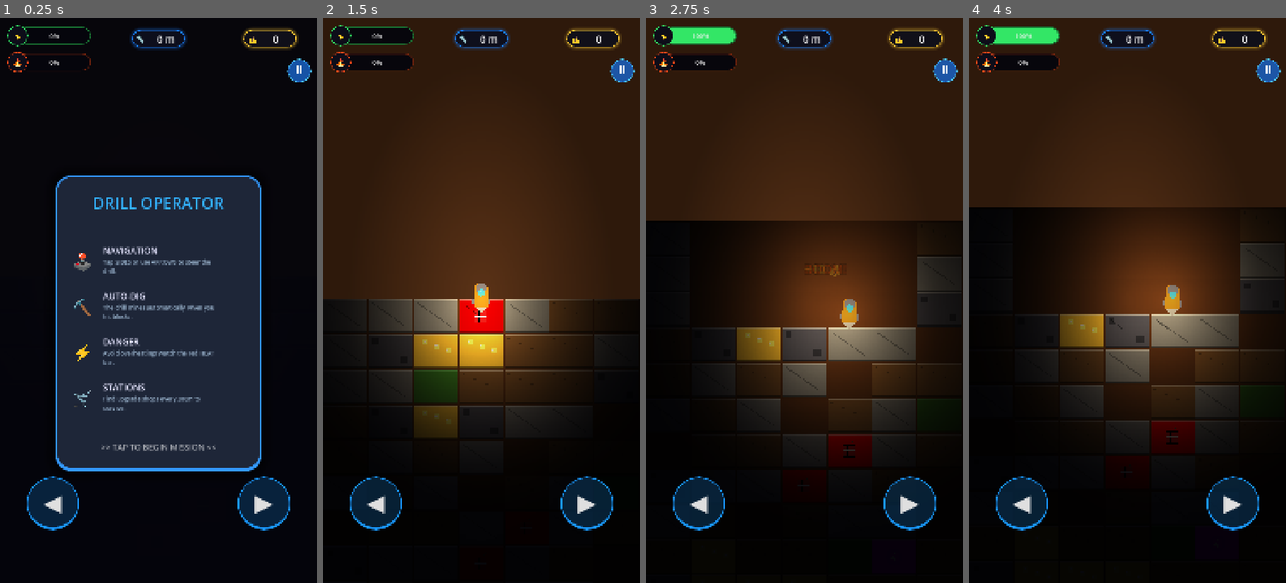
Above: before the commit, frames 1-4 (left to right).
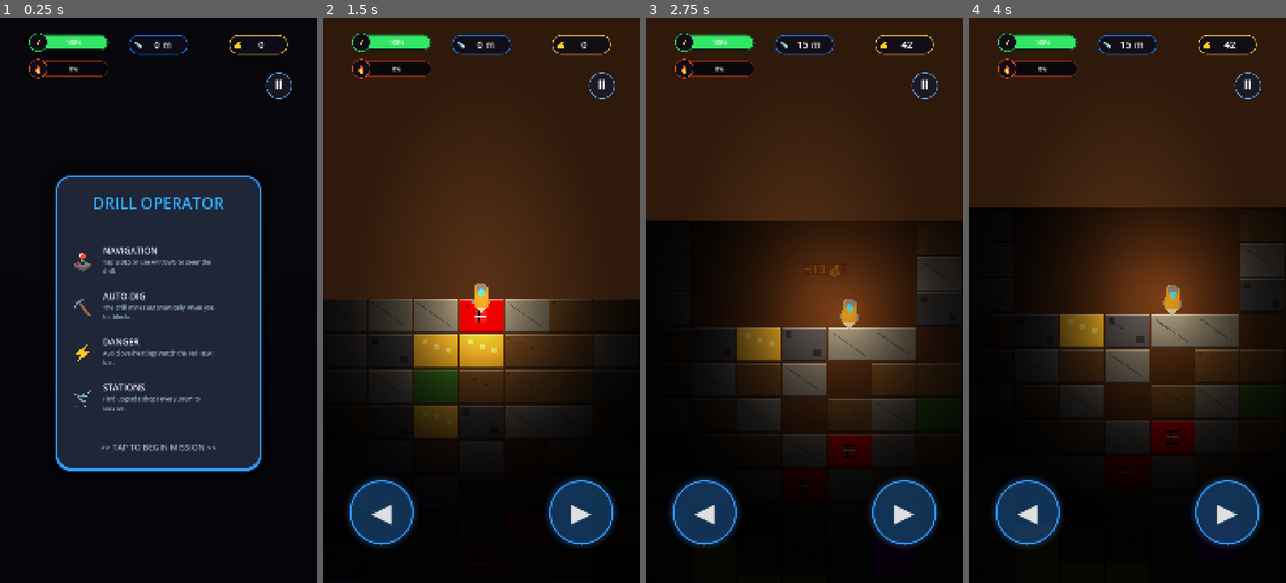
Above: after the commit, the same moments.

Repository: paolo1234/DeepDrill
Game: Godot game, scene res://scenes/main.tscn
The game is run twice, just before and just after one commit, with the same random seed, the same clock (stepped at 60 frames per second) and the same inputs. This scene is started directly instead of the project's main scene. Sound files missing from this copy of the repository are replaced by a short silence.
Inputs (mouse positions are in pixels of both pictures, inside the frame that each line leads up to):
- Up to frame 1 (0.25 s): no input
- Up to frame 2 (1.5 s): click "⏸" at 0.5 s; click "RESUME MISSION" at 1.25 s
- Up to frame 3 (2.75 s): move the mouse to (874, 272) at 2.02 s; hold Right (ui_right) from 2.03 s (still down); click (874, 272) at 2.17 s
- Up to frame 4 (4 s): move the mouse to (1064, 328) at 2.77 s; release Right (ui_right) at 2.78 s; hold Left (ui_left) 2.78-3.53 s; click (1064, 328) at 2.92 s; move the mouse to (1159, 176) at 3.52 s; hold Right (ui_right) from 3.53 s (still down); click (1159, 176) at 3.67 s

The runs differ from the first frame. In frame 1, 4.6% of the frame differs, in the area x 2-99%, y 1-91%; in frame 2, 8.0%, in the area x 2-99%, y 1-94%; in frame 3, 7.9%; in frame 4, 7.9%.

Commit message:
feat: implement core game systems including audio management, tutorial overlay

Diff:
--- a/project.godot
+++ b/project.godot
@@ -17,6 +17,16 @@
 boot_splash/show_image=false
 
 [autoload]
+McpInteractionServer="*res://scripts/mcp_interaction_server.gd"
+
+
+
+
+
+
+
+
+
 
 
 
--- a/scripts/audio_manager.gd
+++ b/scripts/audio_manager.gd
@@ -15,6 +15,7 @@
 	# Setup Music Player
 	music_player = AudioStreamPlayer.new()
 	music_player.bus = "Music"
+	music_player.finished.connect(func(): music_player.play())
 	add_child(music_player)
 
 	# Setup SFX Pool
@@ -35,8 +36,6 @@
 func _start_bgm():
 	if FileAccess.file_exists(music_path):
 		var stream = load(music_path)
-		if stream is AudioStreamMP3:
-			stream.loop = true
 		music_player.stream = stream
 		music_player.play()
 	else:
--- a/scripts/drill.gd
+++ b/scripts/drill.gd
@@ -95,7 +95,8 @@
 			if effects: effects.shake(1.2 if frenzy_mode else 0.5)
 		else:
 			position.y += final_speed * delta
-			gs.set_depth(position.y * 0.05)
+			if gs and gs.game_active:
+				gs.depth = position.y * 0.05
 			if not frenzy_mode:
 				gs.passive_cooling(delta)
 
--- a/scripts/gamestate.gd
+++ b/scripts/gamestate.gd
@@ -11,17 +11,17 @@
 signal frenzy_ended
 
 # --- Run state ---
-var depth: float = 0.0
+var depth: float = 0.0:
+	set(val):
+		depth = val
+		depth_changed.emit(depth)
+		check_upgrade_shop()
+
 var heat: float = 0.0
 var max_heat: float = 100.0
 var durability: float = 100.0
 var max_durability: float = 100.0
 var coins: int = 0
-
-func set_depth(val: float):
-	depth = val
-	depth_changed.emit(depth)
-	check_upgrade_shop()
 
 var heat_resistance: float = 0.0
 var cooling_bonus: float = 0.0
@@ -67,7 +67,7 @@
 }
 
 func reset():
-	set_depth(0.0)
+	depth = 0.0
 	heat = 0.0
 	max_heat = 100.0
 	durability = 100.0
--- a/scripts/hud.gd
+++ b/scripts/hud.gd
@@ -2,6 +2,13 @@
 
 var gs = null
 var pause_menu: Control = null
+var touch_controls: Control = null
+
+func set_touch_visible(p_visible: bool):
+	if touch_controls: touch_controls.visible = p_visible
+
+func set_hud_visible(p_visible: bool):
+	visible = p_visible
 
 func _ready():
 	# Ensure UI is always on top and ignore world lighting
@@ -21,79 +28,82 @@
 	_setup_hud()
 	_create_touch_controls()
 
+	# Initial refresh
+	if gs:
+		_on_coins_changed(gs.coins)
+		_on_depth_changed(gs.depth)
+		_on_heat_changed(gs.heat, gs.max_heat)
+		_on_durability_changed(gs.durability, gs.max_durability)
+
 func _setup_hud():
-	# 1. DEPTH PILL (TOP CENTER)
-	var depth_pill = _create_pill_container(Vector2(540, 70), Color(0.1, 0.5, 1.0))
+	# 1. DEPTH PILL (TOP CENTER) - Slightly lower for notches
+	var depth_pill = _create_pill_container(Vector2(540, 90), Color(0.1, 0.5, 1.0))
+	depth_pill.name = "DepthPill"
 	add_child(depth_pill)
 	var dl_icon = Label.new(); dl_icon.text = "📏"; dl_icon.position = Vector2(15, 8); dl_icon.add_theme_font_size_override("font_size", 30); depth_pill.add_child(dl_icon)
 	var dl = Label.new(); dl.name = "DepthLabel"; dl.text = "0 m"; dl.add_theme_font_size_override("font_size", 34)
 	dl.horizontal_alignment = HORIZONTAL_ALIGNMENT_CENTER; depth_pill.add_child(dl); dl.position = Vector2(60, 8); dl.size = Vector2(110, 44)
 
 	# 2. COINS PILL (TOP RIGHT)
-	var coin_pill = _create_pill_container(Vector2(920, 70), Color(1.0, 0.8, 0.2))
+	var coin_pill = _create_pill_container(Vector2(880, 90), Color(1.0, 0.8, 0.2))
+	coin_pill.name = "CoinPill"
 	add_child(coin_pill)
 	var cl_icon = Label.new(); cl_icon.text = "💰"; cl_icon.position = Vector2(15, 8); cl_icon.add_theme_font_size_override("font_size", 30); coin_pill.add_child(cl_icon)
 	var cl = Label.new(); cl.name = "CoinLabel"; cl.text = "0"; cl.add_theme_font_size_override("font_size", 34)
 	cl.horizontal_alignment = HORIZONTAL_ALIGNMENT_CENTER; coin_pill.add_child(cl); cl.position = Vector2(60, 8); cl.size = Vector2(100, 44)
 
-	# 3. STATUS BARS (TOP LEFT - Vertical Stack)
-	_create_status_bar("DuraBar", Vector2(160, 70), Color(0.2, 0.9, 0.4), "⚡")
-	_create_status_bar("HeatBar", Vector2(160, 160), Color(1.0, 0.3, 0.1), "🔥")
+	# 3. STATUS BARS (TOP LEFT - Better spacing for notches)
+	_create_status_bar("DuraBar", Vector2(230, 95), Color(0.2, 0.9, 0.4), "⚡")
+	_create_status_bar("HeatBar", Vector2(230, 185), Color(1.0, 0.3, 0.1), "🔥")
 
-	# 4. PAUSE BUTTON (TOP RIGHT CORNER)
-	_create_premium_pause_btn(Vector2(1020, 180))
+	# 4. PAUSE BUTTON (TOP RIGHT - Safe Margin)
+	_create_premium_pause_btn(Vector2(950, 230))
 
 func _create_pill_container(pos: Vector2, color: Color) -> Panel:
 	var p = Panel.new()
 	var s = StyleBoxFlat.new()
-	s.bg_color = Color(0.05, 0.05, 0.1, 0.95)
+	s.bg_color = Color(0.05, 0.05, 0.1, 0.85)
 	s.set_corner_radius_all(30)
 	s.border_width_left = 3; s.border_width_top = 3; s.border_width_right = 3; s.border_width_bottom = 3
 	s.border_color = color
-	s.shadow_size = 10; s.shadow_color = Color(color.r, color.g, color.b, 0.3)
 	p.add_theme_stylebox_override("panel", s)
-	p.custom_minimum_size = Vector2(180, 60)
-	p.position = pos - Vector2(90, 30)
+	p.custom_minimum_size = Vector2(200, 65)
+	p.position = pos - Vector2(100, 32)
 	return p
 
 func _create_status_bar(bar_name: String, pos: Vector2, color: Color, icon: String):
 	var container = Control.new(); container.name = bar_name; container.position = pos - Vector2(100, 40); add_child(container)
-	var bg = Panel.new(); var bs = StyleBoxFlat.new(); bs.bg_color = Color(0.02, 0.02, 0.05, 0.95); bs.set_corner_radius_all(30); bs.border_width_left = 3; bs.border_width_top = 3; bs.border_width_right = 3; bs.border_width_bottom = 3; bs.border_color = color.lerp(Color.BLACK, 0.5); bg.add_theme_stylebox_override("panel", bs); bg.size = Vector2(250, 60); container.add_child(bg)
-	var bar = ProgressBar.new(); bar.name = "Bar"; bar.show_percentage = true; bar.size = Vector2(240, 50); bar.position = Vector2(5, 5); var fs = StyleBoxFlat.new(); fs.bg_color = color; fs.set_corner_radius_all(25); var bks = StyleBoxFlat.new(); bks.bg_color = Color(0, 0, 0, 0); bar.add_theme_stylebox_override("fill", fs); bar.add_theme_stylebox_override("background", bks); bar.add_theme_font_size_override("font_size", 22); container.add_child(bar)
-	var circle = Panel.new(); var cs = StyleBoxFlat.new(); cs.b …(231 unchanged characters)… ide("panel", cs); circle.size = Vector2(70, 70); circle.position = Vector2(-35, -5); container.add_child(circle)
-	var il = Label.new(); il.text = icon; il.add_theme_font_size_override("font_size", 34); il.horizontal_alignment = HORIZONTAL_ALIGNMENT_CENTER; il.vertical_alignment = VERTICAL_ALIGNMENT_CENTER; il.size = Vector2(70, 70); circle.add_child(il)
+	var bg = Panel.new(); var bs = StyleBoxFlat.new(); bs.bg_color = Color(0.02, 0.02, 0.05, 0.9); bs.set_corner_radius_all(30); bs.border_width_left = 3; bs.border_width_top = 3; bs.border_width_right = 3; bs.border_width_bottom = 3; bs.border_color = color.lerp(Color.BLACK, 0.5); bg.add_theme_stylebox_override("panel", bs); bg.size = Vector2(240, 55); container.add_child(bg)
+	var bar = ProgressBar.new(); bar.name = "Bar"; bar.show_percentage = true; bar.size = Vector2(230, 45); bar.position = Vector2(5, 5); var fs = StyleBoxFlat.new(); fs.bg_color = color; fs.set_corner_radius_all(25); var bks = StyleBoxFlat.new(); bks.bg_color = Color(0, 0, 0, 0); bar.add_theme_stylebox_override("fill", fs); bar.add_theme_stylebox_override("background", bks); bar.add_theme_font_size_override("font_size", 20); container.add_child(bar)
+	var circle = Panel.new(); var cs = StyleBoxFlat.new(); cs.b …(231 unchanged characters)… ide("panel", cs); circle.size = Vector2(65, 65); circle.position = Vector2(-32, -5); container.add_child(circle)
+	var il = Label.new(); il.text = icon; il.add_theme_font_size_override("font_size", 30); il.horizontal_alignment = HORIZONTAL_ALIGNMENT_CENTER; il.vertical_alignment = VERTICAL_ALIGNMENT_CENTER; il.size = Vector2(65, 65); circle.add_child(il)
 
 func _create_touch_controls():
-	var left = _create_pop_control_btn("◀", Vector2(180, 1650), Color(0.1, 0.6, 1.0))
+	touch_controls = Control.new(); touch_controls.name = "TouchControls"; add_child(touch_controls)
+
+	var left = _create_pop_control_btn("◀", Vector2(200, 1680), Color(0.2, 0.6, 1.0))
 	left.button_down.connect(func(): Input.action_press("ui_left"))
 	left.button_up.connect(func(): Input.action_release("ui_left"))
-	add_child(left)
+	touch_controls.add_child(left)
 
-	var right = _create_pop_control_btn("▶", Vector2(900, 1650), Color(0.1, 0.6, 1.0))
+	var right = _create_pop_control_btn("▶", Vector2(880, 1680), Color(0.2, 0.6, 1.0))
 	right.button_down.connect(func(): Input.action_press("ui_right"))
 	right.button_up.connect(func(): Input.action_release("ui_right"))
-	add_child(right)
+	touch_controls.add_child(right)
 
 func _create_pop_control_btn(txt: String, pos: Vector2, color: Color) -> Button:
-	var btn = Button.new(); btn.text = txt; btn.custom_minimum_size = Vector2(180, 180); btn.position = pos - Vector2(90, 90)
-
-	var normal = StyleBoxFlat.new(); normal.bg_color = Color(color.r, color.g, color.b, 0.2); normal.set_corner_radius_all(90); normal.border_width_left = 4; normal.border_width_top = 4; normal.border_width_right = 4; normal.border_width_bottom = 10; normal.border_color = color
-	var hover = normal.duplicate(); hover.bg_color = Color(color.r, color.g, color.b, 0.4); hover.border_color = Color(1,1,1,0.8)
-	var pressed = normal.duplicate(); pressed.bg_color = Color(color.r, color.g, color.b, 0.6); pressed.border_width_bottom = 4; pressed.content_margin_top = 6
-
-	btn.add_theme_stylebox_override("normal", normal)
-	btn.add_theme_stylebox_override("hover", hover)
-	btn.add_theme_stylebox_override("pressed", pressed)
-	btn.add_theme_font_size_override("font_size", 80)
+	var btn = Button.new(); btn.text = txt; btn.custom_minimum_size = Vector2(220, 220); btn.position = pos - Vector2(110, 110)
+	var s = StyleBoxFlat.new(); s.bg_color = Color(color.r, color.g, color.b, 0.15); s.set_corner_radius_all(110); s.border_width_left = 6; s.border_width_top = 6; s.border_width_right = 6; s.border_width_bottom = 6; s.border_color = color; s.shadow_size = 20; s.shadow_color = Color(color.r, color.g, color.b, 0.2)
+	var h = s.duplicate(); h.bg_color = Color(color.r, color.g, color.b, 0.3); h.border_color = Color.WHITE
+	var p = s.duplicate(); p.bg_color = Color(color.r, color.g, color.b, 0.5); p.shadow_size = 5
+	btn.add_theme_stylebox_override("normal", s); btn.add_theme_stylebox_override("hover", h); btn.add_theme_stylebox_override("pressed", p); btn.add_theme_font_size_override("font_size", 90)
 	return btn
 
 func _create_premium_pause_btn(pos: Vector2):
-	var btn = Button.new(); btn.position = pos - Vector2(40, 40); btn.custom_minimum_size = Vector2(80, 80)
-	var normal = StyleBoxFlat.new(); normal.bg_color = Color(0.1, 0.4, 0.8, 0.8); normal.set_corner_radius_all(40); normal.border_width_left = 3; normal.border_width_top = 3; normal.border_width_right = 3; normal.border_width_bottom = 3; normal.border_color = Color(0.3, 0.8, 1.0)
-	var hover = normal.duplicate(); hover.bg_color = Color(0.2, 0.5, 0.9, 0.9); hover.border_color = Color.WHITE
-	btn.add_theme_stylebox_override("normal", normal); btn.add_theme_stylebox_override("hover", hover)
-	btn.pressed.connect(_toggle_pause); add_child(btn)
-	var ic = Label.new(); ic.text = "⏸"; ic.add_theme_font_size_override("font_size", 40); ic.horizontal_alignment = HORIZONTAL_ALIGNMENT_CENTER; ic.vertical_alignment = VERTICAL_ALIGNMENT_CENTER; ic.size = Vector2(80, 80); btn.add_child(ic)
+	var btn = Button.new(); btn.position = pos - Vector2(45, 45); btn.custom_minimum_size = Vector2(90, 90)
+	var s = StyleBoxFlat.new(); s.bg_color = Color(0.1, 0.1, 0.15, 0.9); s.set_corner_radius_all(45); s.border_width_left = 3; s.border_width_top = 3; s.border_width_right = 3; s.border_width_bottom = 3; s.border_color = Color(0.4, 0.7, 1.0)
+	btn.add_theme_stylebox_override("normal", s); btn.pressed.connect(_toggle_pause); add_child(btn)
+	var ic = Label.new(); ic.text = "⏸"; ic.add_theme_font_size_override("font_size", 45); ic.horizontal_alignment = HORIZONTAL_ALIGNMENT_CENTER; ic.vertical_alignment = VERTICAL_ALIGNMENT_CENTER; ic.size = Vector2(90, 90); btn.add_child(ic)
 
 func _toggle_pause():
 	if has_node("/root/AudioManager"): get_node("/root/AudioManager").play_button_click()
@@ -102,34 +112,41 @@
 
 func _open_pause_menu():
 	get_tree().paused = true
+	if touch_controls: touch_controls.visible = false
 	pause_menu = Control.new(); pause_menu.name = "PauseMenu"; pause_menu.set_anchors_preset(Control.PRESET_FULL_RECT); add_child(pause_menu)
-	var bg = ColorRect.new(); bg.color = Color(0, 0, 0, 0.75); bg.set_anchors_preset(Control.PRESET_FULL_RECT); pause_menu.add_child(bg)
-	var panel = PanelContainer.new(); var s = StyleBoxFlat.new( …(279 unchanged characters)… s); panel.custom_minimum_size = Vector2(650, 800); panel.set_anchors_preset(Control.PRESET_CENTER); panel.position = Vector2(-325, -400); pause_menu.add_child(panel)
-	var m = MarginContainer.new(); m.add_theme_constant_override("margin_left", 50); m.add_theme_constant_override("margin_right", 50); m.add_theme_constant_override("margin_top", 50); m.add_theme_constant_override("margin_bottom", 50); panel.add_child(m)
-	var vb = VBoxContainer.new(); vb.add_theme_constant_override("separation", 45); m.add_child(vb)
-	var t = Label.new(); t.text = "PAUSED"; t.horizontal_alignment = HORIZONTAL_ALIGNMENT_CENTER; t.add_theme_font_size_override("font_size", 72); t.modulate = Color(0.4, 0.8, 1.0); vb.add_child(t)
+	var bg = ColorRect.new(); bg.color = Color(0, 0, 0, 0.8); bg.set_anchors_preset(Control.PRESET_FULL_RECT); pause_menu.add_child(bg)
+	var panel = PanelContainer.new(); var s = StyleBoxFlat.new( …(279 unchanged characters)… s); panel.custom_minimum_size = Vector2(750, 900); panel.set_anchors_preset(Control.PRESET_CENTER); panel.position = Vector2(-375, -450); pause_menu.add_child(panel)
+	var m = MarginContainer.new(); m.add_theme_constant_override("margin_left", 60); m.add_theme_constant_override("margin_right", 60); m.add_theme_constant_override("margin_top", 60); m.add_theme_constant_override("margin_bottom", 60); panel.add_child(m)
+	var vb = VBoxContainer.new(); vb.add_theme_constant_override("separation", 55); m.add_child(vb)
+	var t = Label.new(); t.text = "MISSION PAUSED"; t.horizontal_alignment = HORIZONTAL_ALIGNMENT_CENTER; t.add_theme_font_size_override("font_size", 64); t.modulate = Color(0.4, 0.8, 1.0); vb.add_child(t)
 	vb.add_child(_create_volume_row("🎵 MUSIC", "Music")); vb.add_child(_create_volume_row("🔊 SFX", "SFX"))
 	vb.add_child(Control.new())
 	var resume_btn = _create_pop_btn_styled("RESUME MISSION", Color(0.2, 0.7, 0.3)); resume_btn.pressed.connect(_close_pause_menu); vb.add_child(resume_btn)
 	var quit_btn = _create_pop_btn_styled("ABANDON MISSION", Color(0.8, 0.2, 0.2)); quit_btn.pressed.connect(_quit_to_menu); vb.add_child(quit_btn)
 
-func _create_pop_btn_styled(txt: String, color: Color) -> Button:
-	var btn = Button.new(); btn.text = txt; btn.custom_minimum_size = Vector2(0, 110)
-	var n = StyleBoxFlat.new(); n.bg_color = color; n.set_corner_radius_all(30); n.border_width_bottom = 10; n.border_color = color.darkened(0.4)
-	var h = n.duplicate(); h.bg_color = color.lightened(0.2); h.border_color = Color.WHITE
-	btn.add_theme_stylebox_override("normal", n); btn.add_theme_stylebox_override("hover", h); btn.add_theme_font_size_override("font_size", 40); return btn
-
 func _close_pause_menu():
 	get_tree().paused = false
+	if touch_controls: touch_controls.visible = true
 	if pause_menu: pause_menu.queue_free(); pause_menu = null
+
+func _create_volume_row(label: String, bus_name: String) -> VBoxContainer:
+	var row = VBoxContainer.new(); row.add_theme_constant_override("separation", 20)
+	var l = Label.new(); l.text = label; l.add_theme_font_size_override("font_size", 32); row.add_child(l)
+	var slider = HSlider.new(); slider.custom_minimum_size.y = 80; slider.min_value = 0; slider.max_value = 1.0; slider.step = 0.05
+	var grabber_icon = GradientTexture2D.new(); grabber_icon.width = 44; grabber_icon.height = 44; var g = Gradient.new(); g.set_color(0, Color.WHITE); g.set_color(1, Color.WHITE); grabber_icon.gradient = g; grabber_icon.fill = GradientTexture2D.FILL_RADIAL; grabber_icon.fill_from = Vector2(0.5, 0.5)
+	slider.add_theme_icon_override("grabber", grabber_icon); slider.add_theme_icon_override("grabber_highlight", grabber_icon)
+	var bi = AudioServer.get_bus_index(bus_name); slider.value = db_to_linear(AudioServer.get_bus_volume_db(bi)); slider.value_changed.connect(func(v): AudioServer.set_bus_volume_db(bi, linear_to_db(v)))
+	row.add_child(slider); return row
+
+func _create_pop_btn_styled(txt: String, color: Color) -> Button:
+	var btn = Button.new(); btn.text = txt; btn.custom_minimum_size = Vector2(0, 130)
+	var n = StyleBoxFlat.new(); n.bg_color = color; n.set_corner_radius_all(30); n.border_width_bottom = 12; n.border_color = color.darkened(0.4)
+	var h = n.duplicate(); h.bg_color = color.lightened(0.2); h.border_color = Color.WHITE
+	btn.add_theme_stylebox_override("normal", n); btn.add_theme_stylebox_override("hover", h); btn.add_theme_font_size_override("font_size", 44); return btn
 
 func _quit_to_menu():
 	get_tree().paused = false
 	get_tree().change_scene_to_file("res://scenes/main_menu.tscn")
-
-func _create_volume_row(label: String, bus_name: String) -> VBoxContainer:
-	var row = VBoxContainer.new(); var l = Label.new(); l.text = label; l.add_theme_font_size_override("font_size", 28); row.add_child(l)
-	var slider = HSlider.new(); slider.min_value = 0; slider.max_value = 1.0; slider.step = 0.05; var bi = AudioServer.get_bus_index(bus_name); slider.value = db_to_linear(AudioServer.get_bus_volume_db(bi)); slider.value_changed.connect(func(v): AudioServer.set_bus_volume_db(bi, linear_to_db(v))); row.add_child(slider); return row
 
 func spawn_bright_text(pos: Vector2, txt: String, color: Color):
 	var lbl = Label.new(); lbl.text = txt; lbl.add_theme_font_size_override("font_size", 42); lbl.add_theme_color_override("font_color", color); lbl.add_theme_color_override("font_outline_color", Color.BLACK); lbl.add_theme_constant_override("outline_size", 10); add_child(lbl)
--- a/scripts/main.gd
+++ b/scripts/main.gd
@@ -5,9 +5,10 @@
 var hud = null
 var camera = null
 var upgrade_shop = null
+var gs = null
 
 func _ready():
-	var gs = get_node("/root/GameState")
+	gs = get_node("/root/GameState")
 	if gs:
 		gs.reset()
 		gs.game_active = false
@@ -96,6 +97,8 @@
 		if grid:
 			grid.update_grid(drill.position.y)
 			var depth = drill.position.y * 0.05
+			if gs:
+				gs.depth = depth
 			_update_background_color(depth)
 
 func _update_background_color(depth: float):
@@ -208,7 +211,6 @@
 	stats_grid.add_theme_constant_override("v_separation", 15)
 	vbox.add_child(stats_grid)
 
-	var gs = get_node_or_null("/root/GameState")
 	var sm = get_node_or_null("/root/SaveManager")
 
 	_add_stat_row(stats_grid, "📏 Depth", str(int(gs.depth)) + " m")
--- a/scripts/main_menu.gd
+++ b/scripts/main_menu.gd
@@ -26,10 +26,16 @@
 		color = Color(0.1, 0.5, 0.95)
 		icon = "▶"
 		btn.text = icon + " START DRILLING"
+		for conn in btn.pressed.get_connections():
+			btn.pressed.disconnect(conn.callable)
+		btn.pressed.connect(_on_start_pressed)
 	elif "SHOP" in t or "PERMANENT" in t:
 		color = Color(0.95, 0.55, 0.1)
 		icon = "💰"
 		btn.text = icon + " UPGRADE SHOP"
+		for conn in btn.pressed.get_connections():
+			btn.pressed.disconnect(conn.callable)
+		btn.pressed.connect(_on_shop_pressed)
 	elif "SETTINGS" in t:
 		color = Color(0.6, 0.4, 0.9)
 		icon = "⚙"
--- /dev/null
+++ b/scripts/mcp_interaction_server.gd
@@ -0,0 +1,119 @@
+extends Node
+
+# MCP Interaction Server for Godot
+# Allows the AI assistant to interact with the running game
+
+var server: TCPServer
+var peer: StreamPeerTCP
+var port: int = 9090
+
+func _ready():
+	process_mode = Node.PROCESS_MODE_ALWAYS
+	server = TCPServer.new()
+	var err = server.listen(port)
+	if err == OK:
+		print("McpInteractionServer: Listening on 127.0.0.1:", port)
+	else:
+		push_error("McpInteractionServer: Failed to listen on port " + str(port))
+
+func _process(_delta):
+	if server.is_connection_available():
+		peer = server.take_connection()
+		print("McpInteractionServer: Client connected")
+
+	if peer and peer.get_status() == StreamPeerTCP.STATUS_CONNECTED:
+		if peer.get_available_bytes() > 0:
+			var request_raw = peer.get_utf8_string(peer.get_available_bytes())
+			var json = JSON.new()
+			var err = json.parse(request_raw)
+
+			if err == OK:
+				var data = json.get_data()
+				_handle_request(data)
+			else:
+				_send_response({"success": false, "error": "Invalid JSON"})
+
+func _handle_request(data: Dictionary):
+	var command = data.get("command", "")
+	var args = data.get("args", {})
+
+	match command:
+		"screenshot":
+			_take_screenshot()
+		"get_ui":
+			_get_ui_elements()
+		"click":
+			_simulate_click(args)
+		"key":
+			_simulate_key(args)
+		"get_performance":
+			_get_performance()
+		_:
+			_send_response({"success": false, "error": "Unknown command: " + command})
+
+func _send_response(response: Dictionary):
+	if peer and peer.get_status() == StreamPeerTCP.STATUS_CONNECTED:
+		var json_string = JSON.stringify(response)
+		peer.put_utf8_string(json_string)
+
+func _take_screenshot():
+	var image = get_viewport().get_texture().get_image()
+	var buffer = image.save_png_to_buffer()
+	var b64 = Marshalls.raw_to_base64(buffer)
+	_send_response({"success": true, "image": b64})
+
+func _get_ui_elements():
+	var elements = []
+	_scan_nodes(get_tree().root, elements)
+	_send_response({"success": true, "elements": elements})
+
+func _scan_nodes(node: Node, list: Array):
+	if node is Control and node.visible:
+		var data = {
+			"name": node.name,
+			"type": node.get_class(),
+			"position": {"x": node.global_position.x, "y": node.global_position.y},
+			"size": {"width": node.size.x, "height": node.size.y},
+			"path": str(node.get_path())
+		}
+		if node is Label or node is Button:
+			data["text"] = node.text
+		list.append(data)
+
+	for child in node.get_children():
+		_scan_nodes(child, list)
+
+func _simulate_click(args: Dictionary):
+	var x = args.get("x", 0)
+	var y = args.get("y", 0)
+	var event = InputEventMouseButton.new()
+	event.button_index = MOUSE_BUTTON_LEFT
+	event.position = Vector2(x, y)
+	event.pressed = true
+	Input.parse_input_event(event)
+
+	await get_tree().create_timer(0.1).timeout
+
+	event.pressed = false
+	Input.parse_input_event(event)
+	_send_response({"success": true, "clicked": {"x": x, "y": y}})
+
+func _simulate_key(args: Dictionary):
+	var key_name = args.get("key", "")
+	var action = args.get("action", "")
+
+	if action != "":
+		Input.action_press(action)
+		await get_tree().create_timer(0.1).timeout
+		Input.action_release(action)
+		_send_response({"success": true, "action": action})
+	else:
+		_send_response({"success": false, "error": "No action specified"})
+
+func _get_performance():
+	_send_response({
+		"success": true,
+		"fps": Engine.get_frames_per_second(),
+		"memory": OS.get_static_memory_usage(),
+		"draw_calls": RenderingServer.get_rendering_info(RenderingServer.RENDERING_INFO_TOTAL_DRAW_CALLS_IN_FRAME)
+	})
--- a/scripts/tutorial_overlay.gd
+++ b/scripts/tutorial_overlay.gd
@@ -7,6 +7,10 @@
 	mouse_filter = Control.MOUSE_FILTER_STOP
 	process_mode = Node.PROCESS_MODE_ALWAYS
 	_setup_ui()
+
+	var hud = get_tree().root.find_child("HUD", true, false)
+	if hud and hud.has_method("set_touch_visible"):
+		hud.set_touch_visible(false)
 
 	# Prevent accidental click
 	await get_tree().create_timer(0.8).timeout
@@ -108,4 +112,7 @@
 		get_node("/root/AudioManager").play_button_click()
 	var gs = get_node_or_null("/root/GameState")
 	if gs: gs.game_active = true
+	var hud = get_tree().root.find_child("HUD", true, false)
+	if hud and hud.has_method("set_touch_visible"):
+		hud.set_touch_visible(true)
 	queue_free()
--- a/scripts/upgrade_shop.gd
+++ b/scripts/upgrade_shop.gd
@@ -11,6 +11,11 @@
 func _ready():
 	_pause_game()
 	continue_btn.pressed.connect(_on_continue_pressed)
+
+	# Hide HUD during shop
+	var hud = get_tree().root.find_child("HUD", true, false)
+	if hud and hud.has_method("set_hud_visible"):
+		hud.set_hud_visible(false)
 
 	var gs = get_node_or_null("/root/GameState")
 	if gs:
@@ -136,5 +141,8 @@
 
 func _on_continue_pressed():
 	queue_free()
+	var hud = get_tree().root.find_child("HUD", true, false)
+	if hud and hud.has_method("set_hud_visible"):
+		hud.set_hud_visible(true)
 	var gs = get_node_or_null("/root/GameState")
 	if gs: gs.game_active = true
Not shown, added: .gitignore
